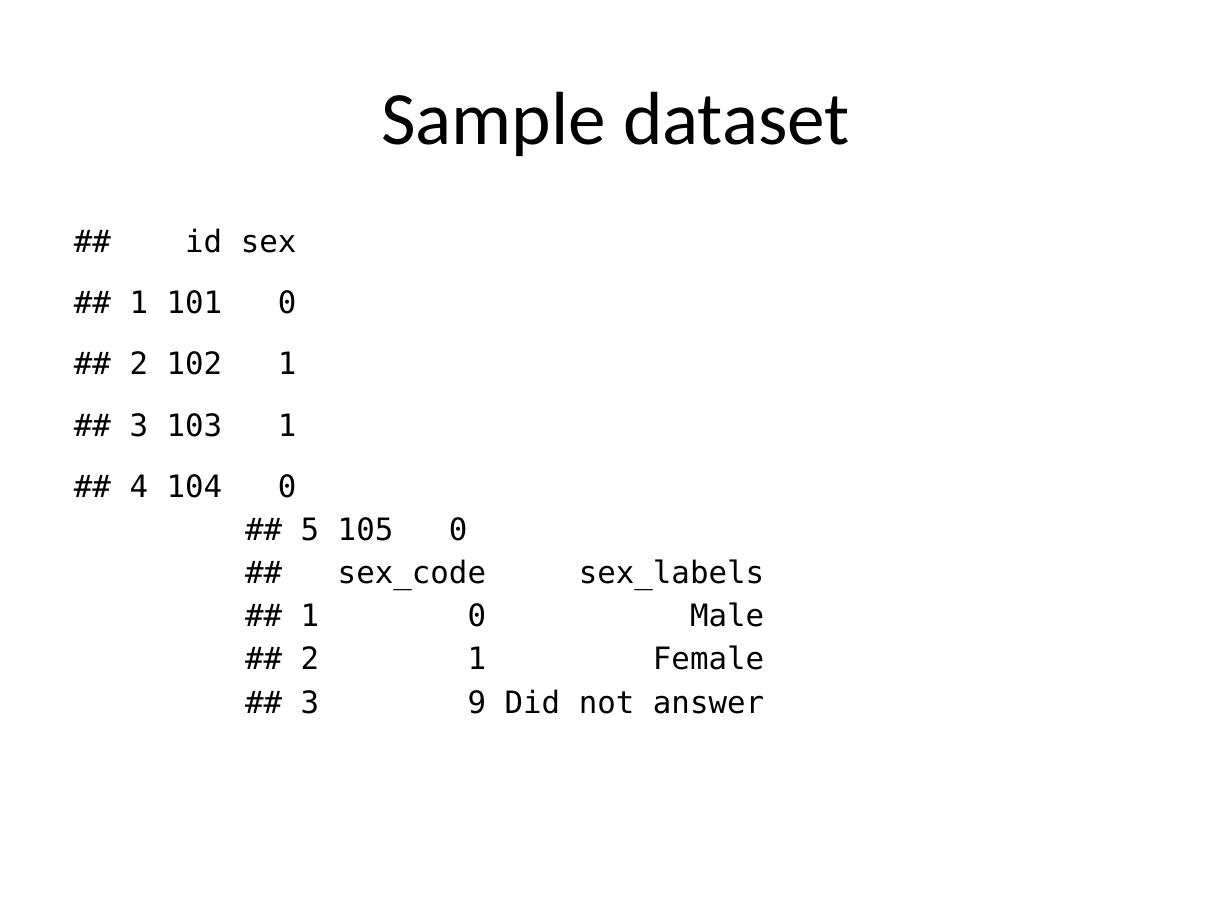
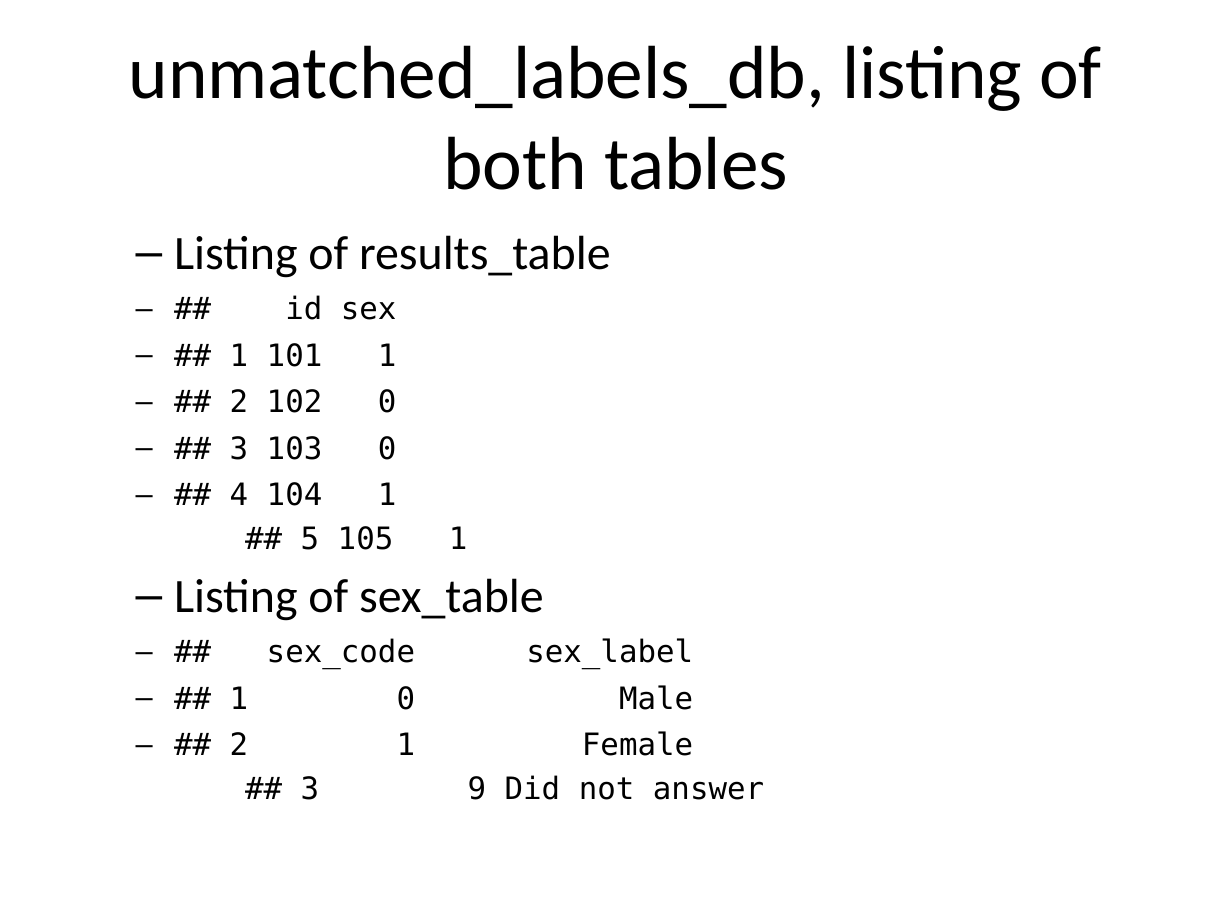
Before and after one commit to pmean/introduction-to-sql, a slide deck: slide 8 of src/mismatches.pptx (slide 4 before the commit). Drawn at 1232x924 pixels with LibreOffice and Linux fonts; fonts in the diff are those of the drawing. Boxes give left, top, right and bottom in pixels: in the first picture for what was removed or moved away, otherwise in the second. Text is boxed around its words. In the diff, an @@ line names an element or a change of style, - is before the commit and + after.

```diff
--- a/src/mismatches.pptx
+++ b/src/mismatches.pptx
@@ title at (x1=128, y1=45, x2=1102, y2=190): text changed @@
-Sample dataset
+unmatched_labels_db, listing of both tables
@@ text at (x1=174, y1=235, x2=764, y2=800): text changed @@
-## id sex
-## 1 101 0
-## 2 102 1
-## 3 103 1
-## 4 104 0
-## 5 105 0
-## sex_code sex_labels
-## 1 0 Male
-## 2 1 Female
-## 3 9 Did not answer
+  – Listing of results_table
+## id sex
+## 1 101 1
+## 2 102 0
+## 3 103 0
+## 4 104 1
+## 5 105 1
+  – Listing of sex_table
+## sex_code sex_label
+## 1 0 Male
+## 2 1 Female
+## 3 9 Did not answer
```
Also in this commit, not shown: 2 other slides changed, 11 slides added, 1 slide removed, 8 other files.
